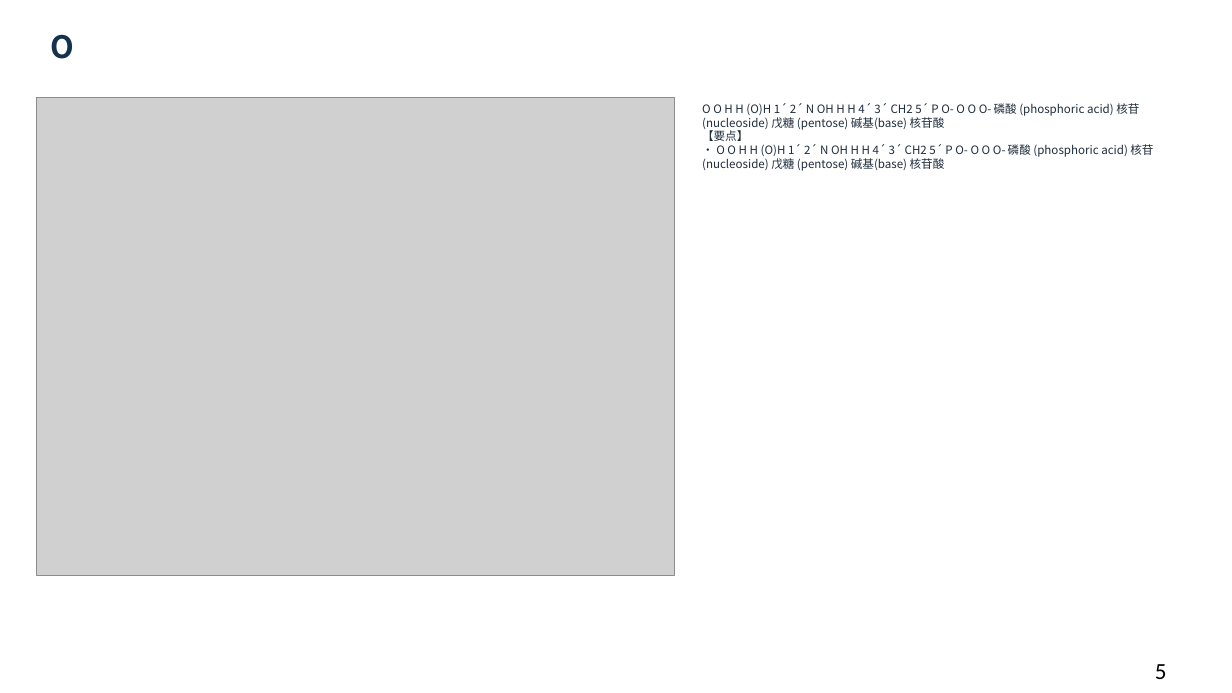
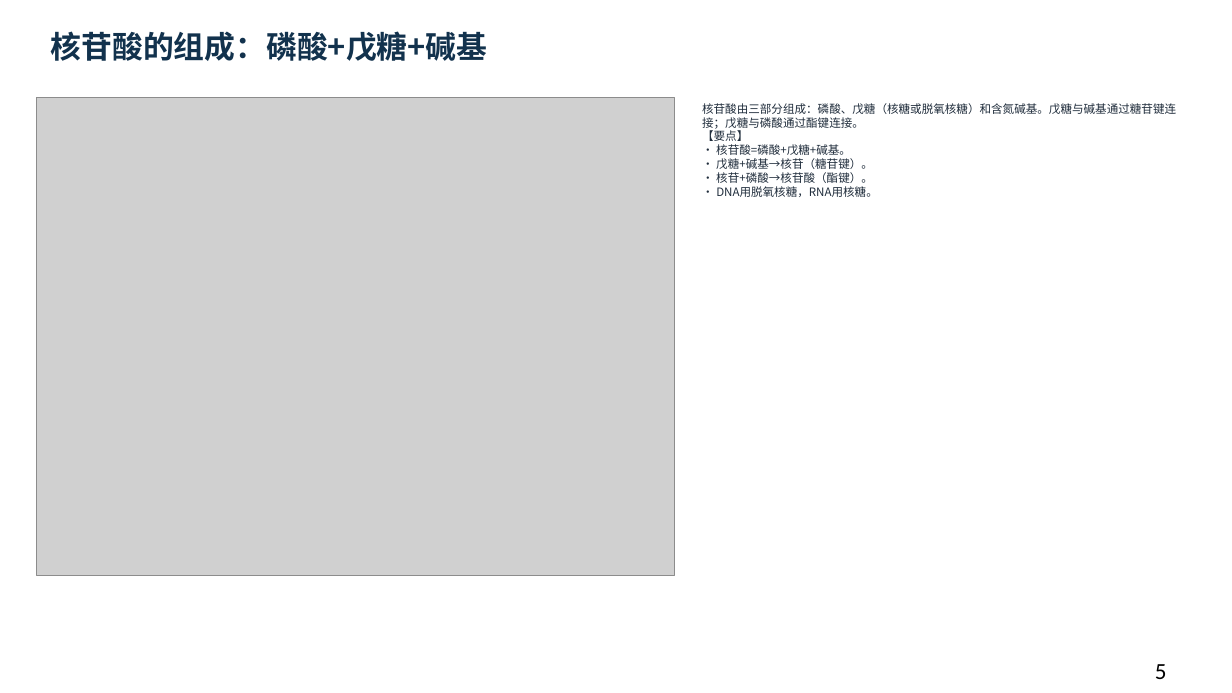
Before and after one commit to newkan-li/Biochemistry, a slide deck: slide 5 of downloads/bc11-ai-style.pptx. Drawn at 1232x693 pixels with LibreOffice and Linux fonts; fonts in the diff are those of the drawing; grey boxes stand for pictures. Boxes give left, top, right and bottom in pixels: in the first picture for what was removed or moved away, otherwise in the second. Text is boxed around its words. In the diff, an @@ line names an element or a change of style, - is before the commit and + after.

```diff
--- a/downloads/bc11-ai-style.pptx
+++ b/downloads/bc11-ai-style.pptx
@@ text at <box>51,31,488,61</box>: text changed @@
-O
+核苷酸的组成：磷酸+戊糖+碱基
@@ text at <box>702,103,1176,197</box>: text changed @@
-O O H H (O)H 1´ 2´ N OH H H 4´ 3´ CH2 5´ P O- O O O- 磷酸 (phosphoric acid) 核苷(nucleoside) 戊糖 (pentose) 碱基(base) 核苷酸
-【要点】
-• O O H H (O)H 1´ 2´ N OH H H 4´ 3´ CH2 5´ P O- O O O- 磷酸 (phosphoric acid) 核苷(nucleoside) 戊糖 (pentose) 碱基(base) 核苷酸
+核苷酸由三部分组成：磷酸、戊糖（核糖或脱氧核糖）和含氮碱基。戊糖与碱基通过糖苷键连接；戊糖与磷酸通过酯键连接。
+【要点】
+• 核苷酸=磷酸+戊糖+碱基。
+• 戊糖+碱基→核苷（糖苷键）。
+• 核苷+磷酸→核苷酸（酯键）。
+• DNA用脱氧核糖，RNA用核糖。
```
Also in this commit, not shown: 6 other files.
